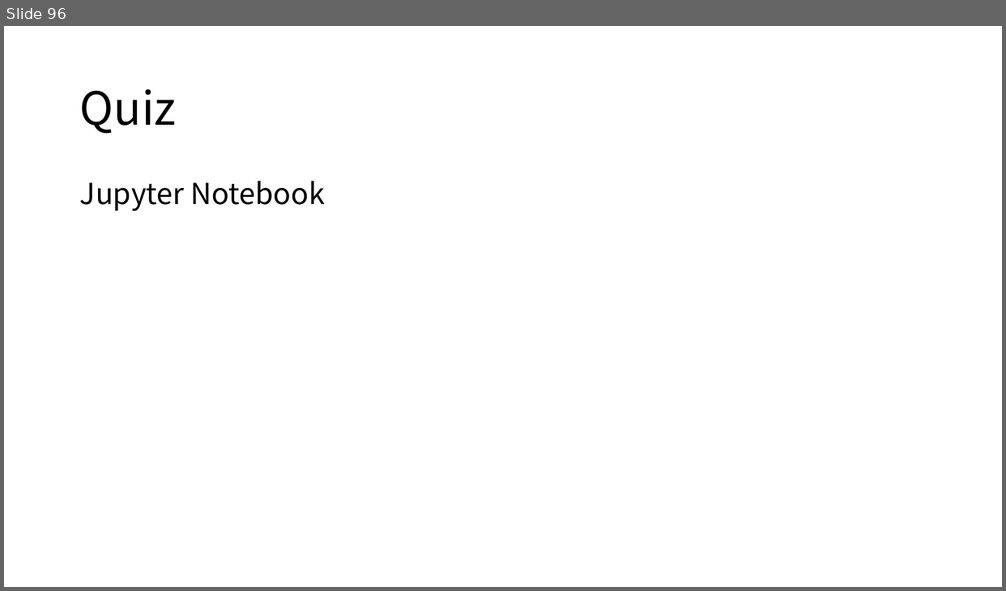
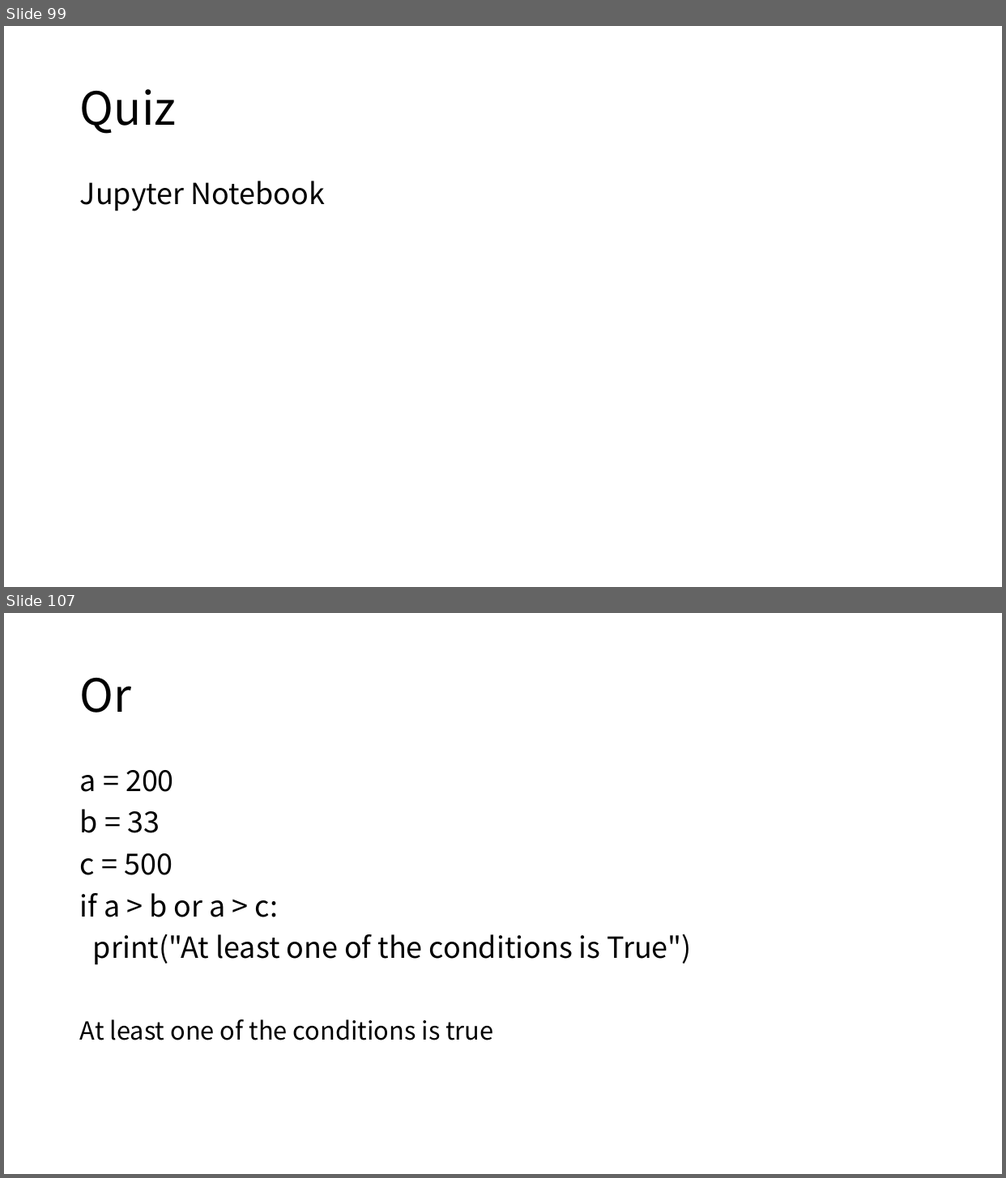
Before and after one commit to HanSeunghyuk/Python_Tutorial, a slide deck: Python Tutorial.pptx. Shown one above the other, each under a label of ours: slide 96 before the commit, slides 99 and 107 after it; the slides between them are not shown. The pictures are 1006x591 and 1006x1178 pixels, drawn with LibreOffice and Linux fonts; fonts in the diff are those of the drawing. Boxes give left, top, right and bottom in pixels: in the first picture for what was removed or moved away, otherwise in the second. Text is boxed around its words. In the diff, an @@ line names an element or a change of style, - is before the commit and + after.

```diff
--- a/Python Tutorial.pptx
+++ b/Python Tutorial.pptx
@@ slide 107 added at <box>4,613,1002,1174</box>, background #FFFFFF @@
@@ title added at <box>80,678,132,713</box>, 44 pt, text #000000 @@
+Or
@@ text added at <box>80,770,692,965</box>, 28 pt, text #000000 @@
+a = 200
+b = 33
+c = 500
+if a > b or a > c:
+print("At least one of the conditions is True")
@@ text added at <box>80,1020,493,1041</box>, 24 pt, text #000000 @@
+At least one of the conditions is true
@@ what was slide 96 is now slide 99 @@
```
Also in this commit, not shown: 16 other slides added.
